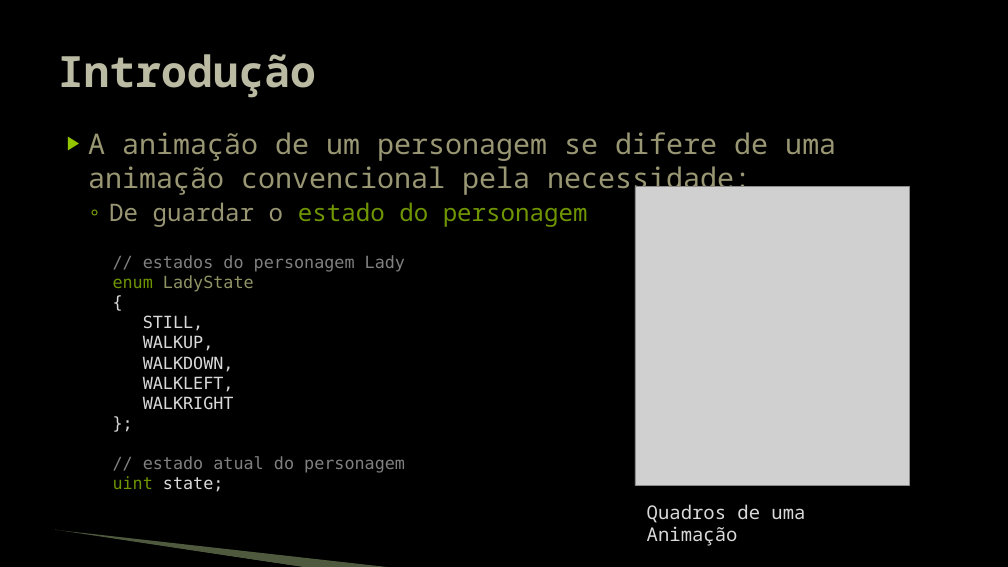
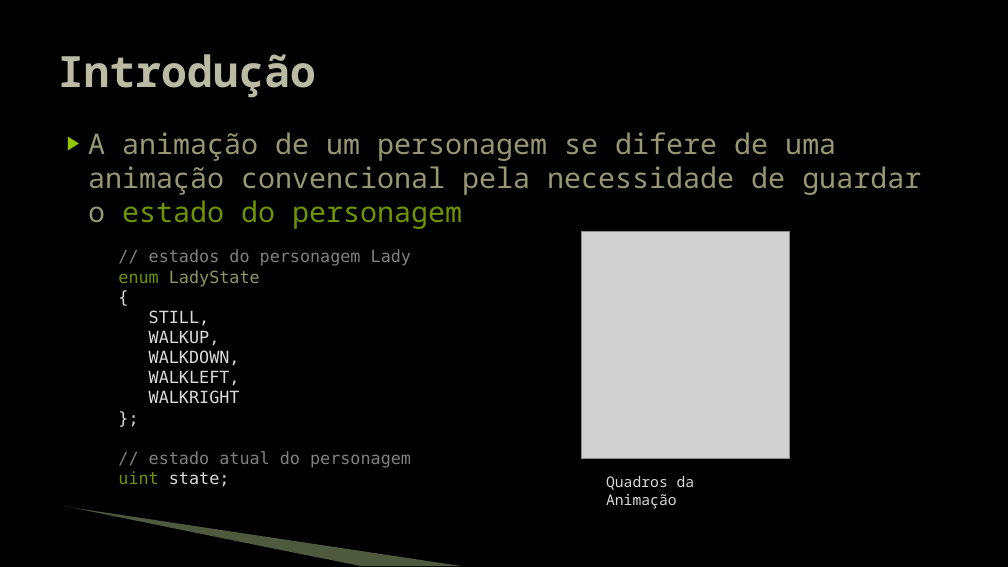
Before and after one commit to JudsonSS/Jogos, a slide deck: slide 2 of Slides/13. Animação de Personagens.pptx. Drawn at 1008x567 pixels with LibreOffice and Linux fonts; fonts in the diff are those of the drawing; grey boxes stand for pictures; background and template pictures are left out. Boxes give left, top, right and bottom in pixels: in the first picture for what was removed or moved away, otherwise in the second. Text is boxed around its words. In the diff, an @@ line names an element or a change of style, - is before the commit and + after.

```diff
--- a/Slides/13. Animação de Personagens.pptx
+++ b/Slides/13. Animação de Personagens.pptx
@@ text at (x1=88, y1=132, x2=921, y2=229): text changed @@
-▶ A animação de um personagem se difere de uma animação convencional pela necessidade:
-  ◦ De guardar o estado do personagem
+▶ A animação de um personagem se difere de uma
+  animação convencional pela necessidade de guardar
+  o estado do personagem
@@ picture resized from (x1=635, y1=186, x2=910, y2=485) to (x1=582, y1=232, x2=790, y2=459) @@
@@ text "// estados do personagem Lady" moved from (x1=113, y1=255, x2=405, y2=492) to (x1=118, y1=249, x2=411, y2=487) @@
@@ text at (x1=606, y1=476, x2=695, y2=509): text changed; size 18 to 14 pt @@
-Quadros de uma Animação
+Quadros da Animação
@@ freeform shape resized from (x1=54, y1=531, x2=306, y2=567) to (x1=64, y1=508, x2=360, y2=566) @@
@@ freeform shape resized from (x1=55, y1=530, x2=393, y2=567) to (x1=66, y1=507, x2=463, y2=566) @@
```
Also in this commit, not shown: 7 other slides changed.
